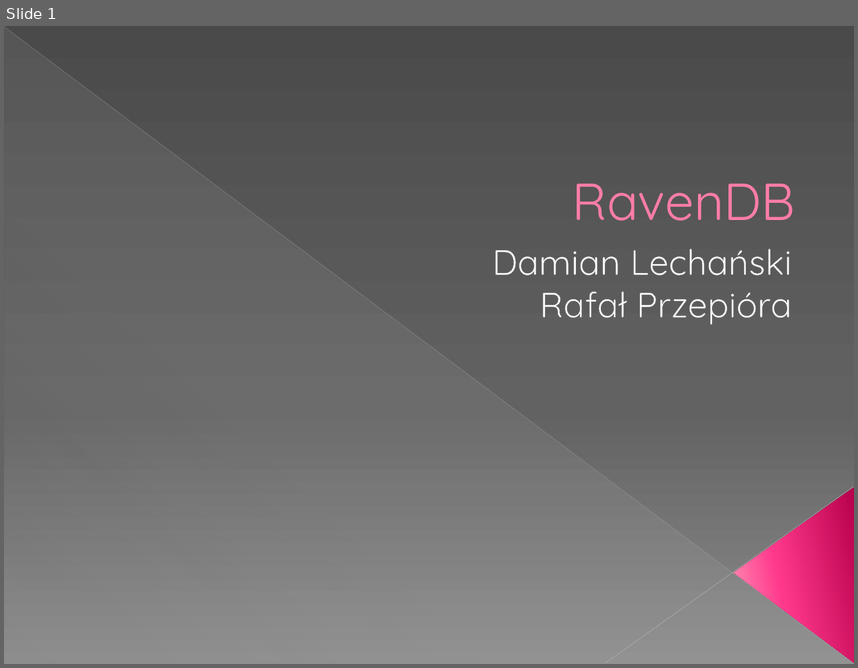
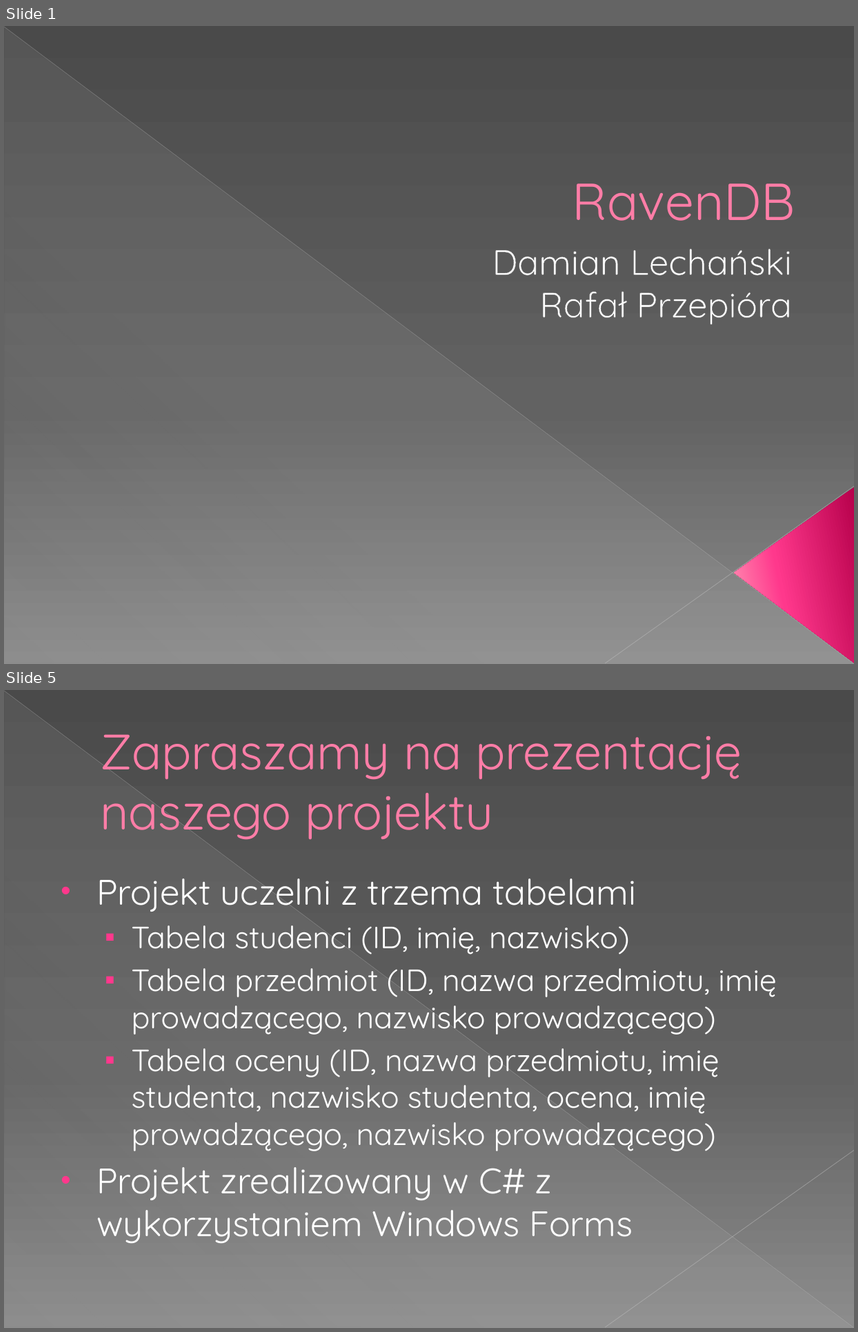
Before and after one commit to lechu7/RavenDB, a slide deck: RavenDB - prezentacja.pptx. Shown one above the other, each under a label of ours: slide 1 before the commit, slides 1 and 5 after it; the slides between them are not shown. The pictures are 858x668 and 858x1332 pixels, drawn with LibreOffice and Linux fonts; fonts in the diff are those of the drawing. Boxes give left, top, right and bottom in pixels: in the first picture for what was removed or moved away, otherwise in the second. Text is boxed around its words. In the diff, an @@ line names an element or a change of style, - is before the commit and + after.

```diff
--- a/RavenDB - prezentacja.pptx
+++ b/RavenDB - prezentacja.pptx
@@ slide 5 added at bbox=[4, 690, 854, 1328], background gradient #4A4A4A to #626262 to #8C8C8C; not listed: 3 template elements that a slide beside it also shows @@
@@ title added at bbox=[100, 734, 742, 840], 42 pt, text #FF7DA7 @@
+Zapraszamy na prezentację naszego projektu
@@ text added at bbox=[96, 878, 776, 1243], 26 pt, text #FFFFFF @@
+• Projekt uczelni z trzema tabelami
+  ▪ Tabela studenci (ID, imię, nazwisko)
+  ▪ Tabela przedmiot (ID, nazwa przedmiotu, imię prowadzącego, nazwisko prowadzącego)
+  ▪ Tabela oceny (ID, nazwa przedmiotu, imię studenta, nazwisko studenta, ocena, imię prowadzącego, nazwisko prowadzącego)
+• Projekt zrealizowany w C# z wykorzystaniem Windows Forms
```
Also in this commit, not shown: 2 slides changed, 1 other slide added, 1 slide removed, 33 other files.
